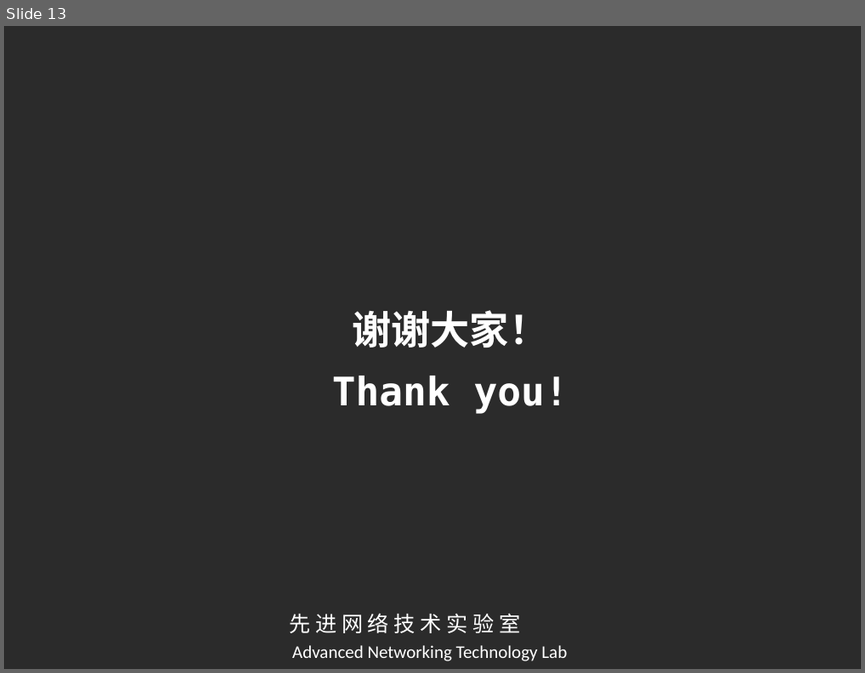
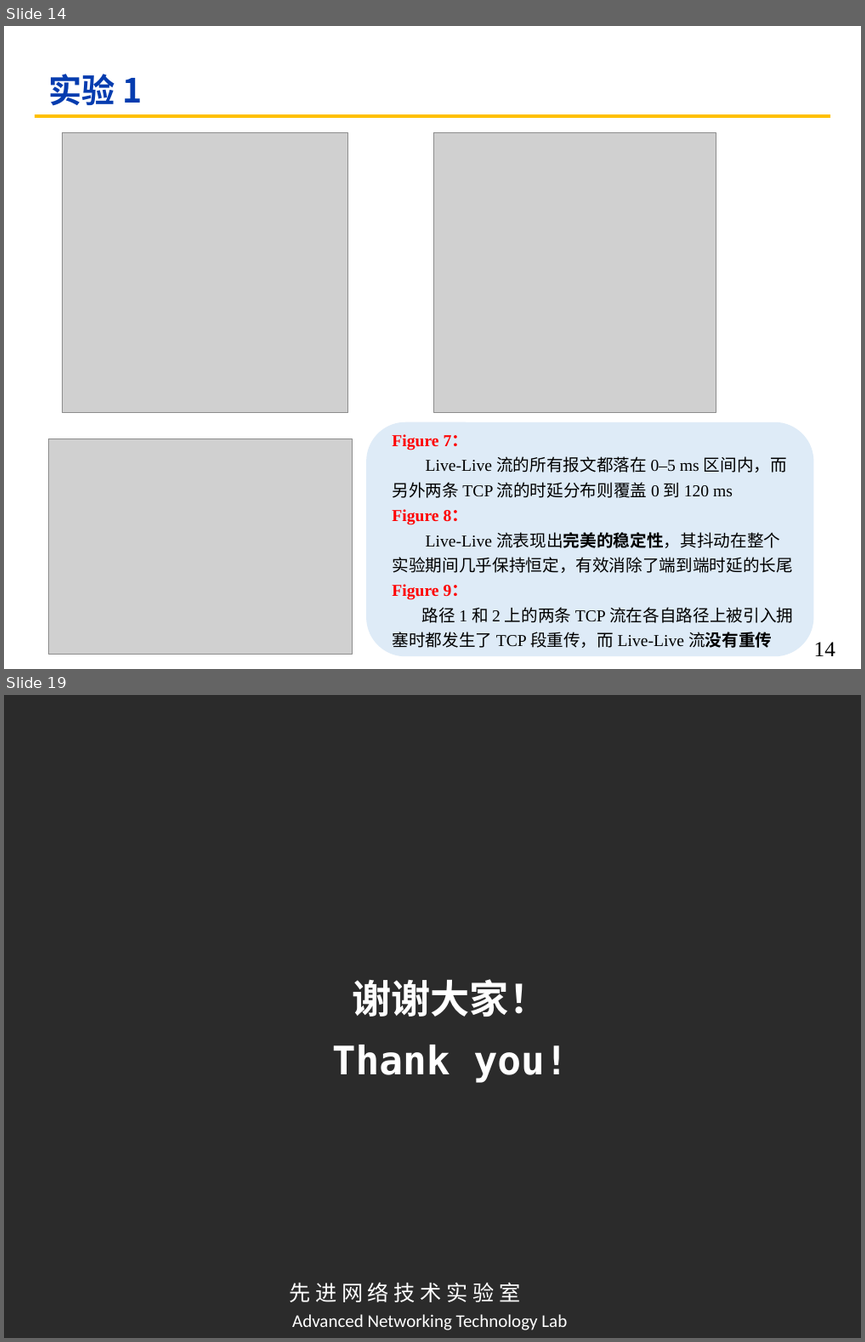
Before and after one commit to cyanbird811/ANTL_papers, a slide deck: 互联网络的设计_汇报/第二次/真正选择/第二次PPT.pptx. Shown one above the other, each under a label of ours: slide 13 before the commit, slides 14 and 19 after it; the slides between them are not shown. The pictures are 865x673 and 865x1342 pixels, drawn with LibreOffice and Linux fonts; fonts in the diff are those of the drawing; grey boxes stand for pictures; background and template pictures are left out; a plain dark background stands for a picture behind light text. Boxes give left, top, right and bottom in pixels: in the first picture for what was removed or moved away, otherwise in the second. Text is boxed around its words. In the diff, an @@ line names an element or a change of style, - is before the commit and + after.

```diff
--- a/互联网络的设计_汇报/第二次/真正选择/第二次PPT.pptx
+++ b/互联网络的设计_汇报/第二次/真正选择/第二次PPT.pptx
@@ slide 14 added at bbox=[4, 26, 861, 669], background #FFFFFF @@
@@ title added at bbox=[48, 74, 142, 106], 28 pt, text #053CAF, bold @@
+实验 1
@@ line added from (35, 116) to (830, 116), #FFC000 3 pt @@
@@ picture added at bbox=[63, 133, 348, 413] @@
@@ picture added at bbox=[433, 133, 716, 413] @@
@@ rounded rectangle added at bbox=[366, 422, 814, 656], fill #DEEBF7 @@
@@ picture added at bbox=[48, 439, 352, 655] @@
@@ text added at bbox=[392, 434, 793, 647], 14 pt, text #000000 @@
+Figure 7：
+Live-Live 流的所有报文都落在 0–5 ms 区间内，而另外两条 TCP 流的时延分布则覆盖 0 到 120 ms
+Figure 8：
+Live-Live 流表现出完美的稳定性，其抖动在整个实验期间几乎保持恒定，有效消除了端到端时延的长尾
+Figure 9：
+路径 1 和 2 上的两条 TCP 流在各自路径上被引入拥塞时都发生了 TCP 段重传，而 Live-Live 流没有重传
@@ page number added at bbox=[814, 641, 835, 656], 18 pt, text #000000 @@
+14
@@ what was slide 13 is now slide 19 @@
```
Also in this commit, not shown: 5 slides changed, 12 other slides added, 7 slides removed, 1 other file.
